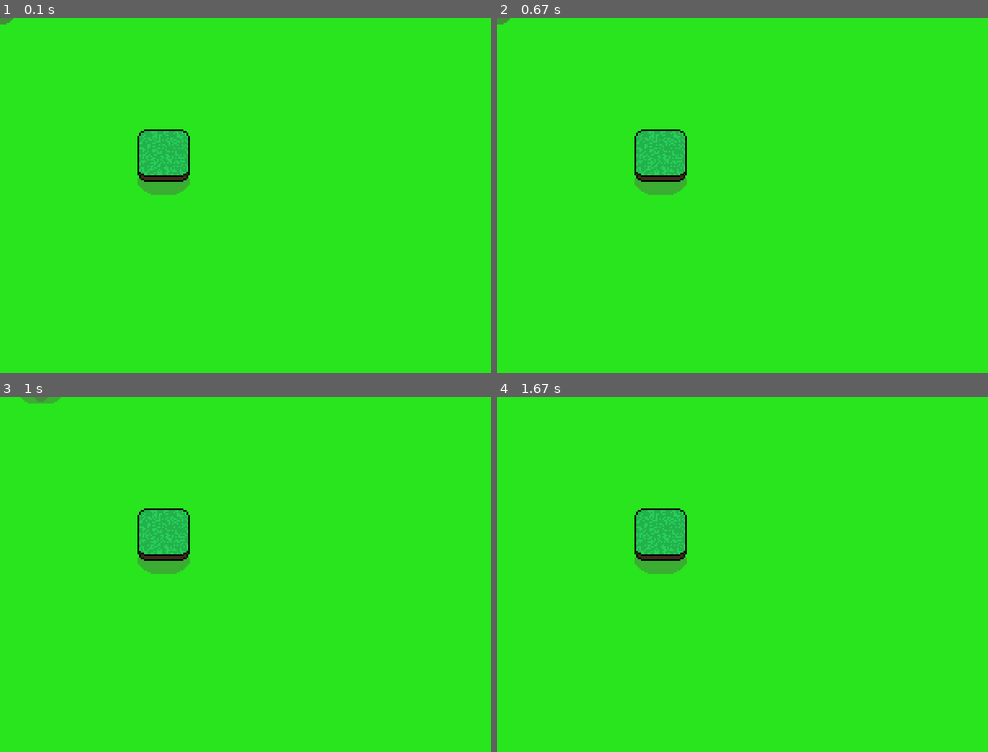
Above: before the commit, frames 1-4 (two rows, left to right).
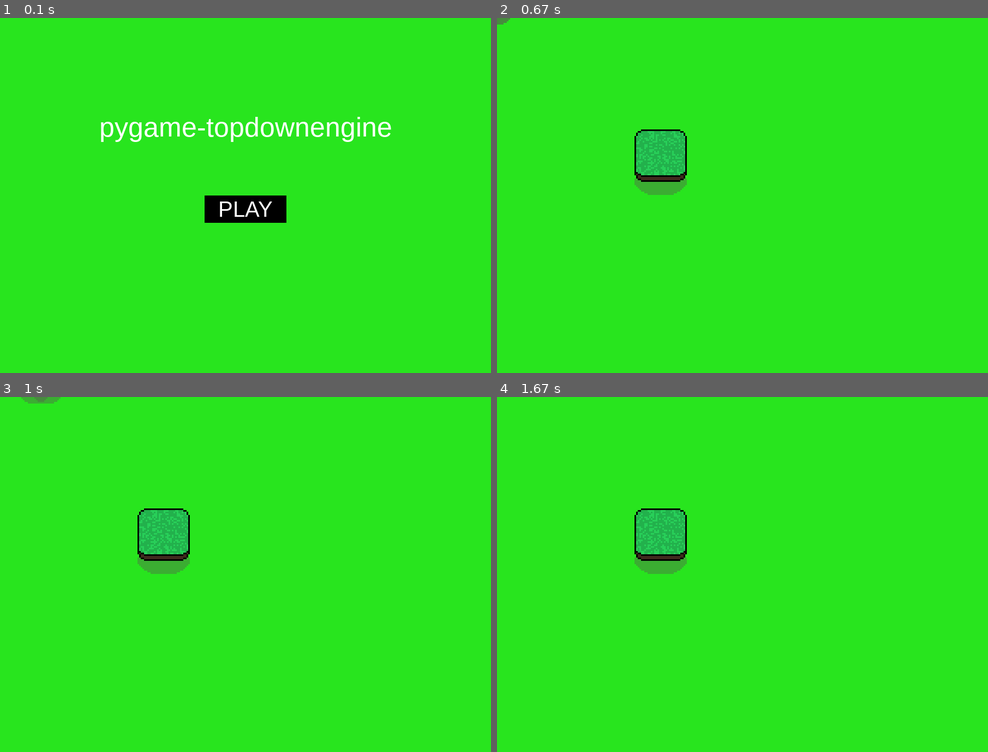
Above: after the commit, the same moments.

Repository: shaurya-sharma-dev/pygame-topdownengine
Game: pygame game, started from examples/basic_usage.py
The game is run twice, just before and just after one commit, with the same random seed, the same clock (stepped at 60 frames per second) and the same inputs.
Inputs (mouse positions are in pixels of both pictures, inside the frame that each line leads up to):
- Up to frame 1 (0.1 s): no input
- Up to frame 2 (0.67 s): right-click (722, 209) at 0.38 s
- Up to frame 3 (1 s): hold D from 0.67 s (still down); move the mouse to (402, 563) at 0.7 s
- Up to frame 4 (1.67 s): release D at 1.13 s; hold W 1.17-1.47 s

The runs differ from the first frame. In frame 1, 4.3% of the frame differs, in the area x 0-80%, y 0-58%; in frame 2, nothing differs; in frame 3, nothing differs; in frame 4, nothing differs.

Commit message:
Update basic usage example with main menu that uses new UI features.
Signed-off-by: Shaurya Sharma 65916881+shaurya-sharma-dev@users.noreply.github.com

Diff:
--- a/examples/basic_usage.py
+++ b/examples/basic_usage.py
@@ -2,6 +2,9 @@
 from topdownengine.mobile_object.controller import KeyboardInputController, MovementAIController
 from topdownengine.asset_paths import ASSETS_DIR
 import pygame as pg
+from topdownengine.scenes import BaseScene
+from topdownengine.ui import Button, UIContainer, Text
+from topdownengine.font import Font
 
 # Define an instance of the Game class
 game = tde.Game(
@@ -11,6 +14,25 @@
     target_scale=3 # Add scale of three to make it more visible
 )
 game.bg_color = (40, 229, 30)
+
+# Define main menu using a BaseScene instance + set the active scene to the main menu
+game.scenes["menu"] = BaseScene(game)
+game.active_scene_key = "menu"
+
+# Create the play button + header
+font = Font("Arial")
+header = Text((450, 200), font, 50, "pygame-topdownengine", (255, 255, 255))
+
+play_btn = Button((450, 350), on_click=lambda: setattr(game, "active_scene_key", "gameplay"))
+play_btn.image = pg.Surface((150, 50))
+play_btn.image.fill((0, 0, 0))
+font.draw_text("PLAY", 75, 25, 40, play_btn.image, (255, 255, 255))
+
+# Add the play button to the main menu
+container = UIContainer()
+container.add_ui_element(header)
+container.add_ui_element(play_btn)
+game.scenes["menu"].ui_containers.append(container)
 
 # Define a MobileObject to be the Player + Enable Camera Tracking
 player = tde.MobileObject(
